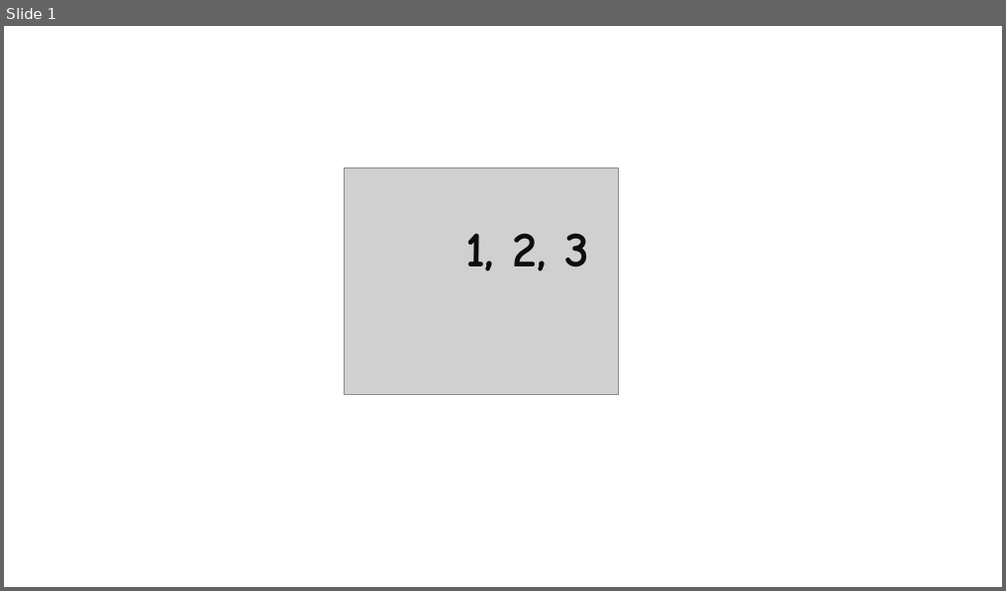
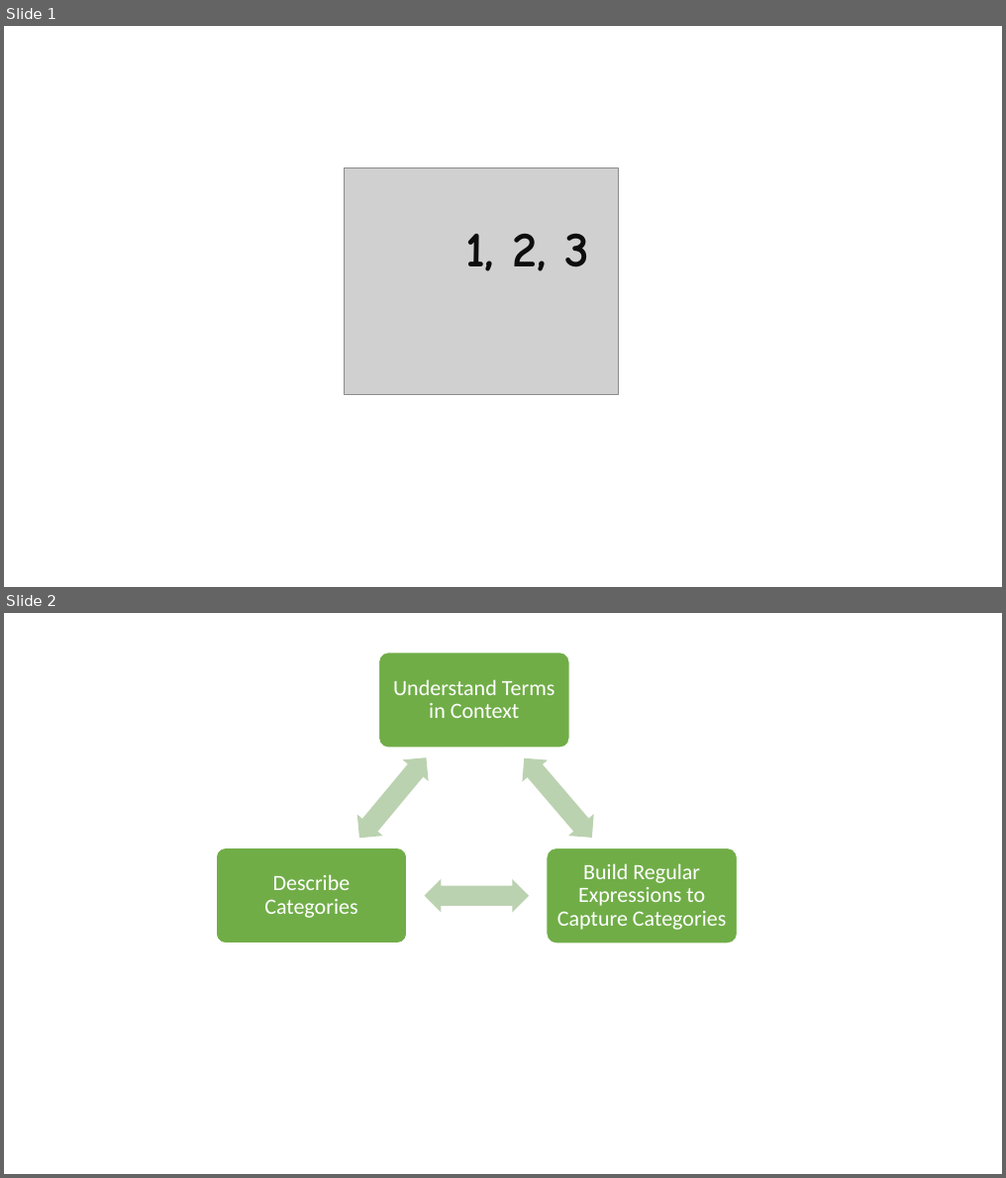
Before and after one commit to trinker/termco, a slide deck: inst/termco_logo/r_termco.pptx. Shown one above the other, each under a label of ours: slide 1 before the commit, slides 1 and 2 after it. The pictures are 1006x591 and 1006x1178 pixels, drawn with LibreOffice and Linux fonts; fonts in the diff are those of the drawing; grey boxes stand for pictures. Boxes give left, top, right and bottom in pixels: in the first picture for what was removed or moved away, otherwise in the second. Text is boxed around its words. In the diff, an @@ line names an element or a change of style, - is before the commit and + after.

```diff
--- a/inst/termco_logo/r_termco.pptx
+++ b/inst/termco_logo/r_termco.pptx
@@ slide 2 added at <box>4,613,1002,1174</box>, background #FFFFFF @@
@@ group added at <box>216,653,738,943</box>: 3 rounded rectangles, 3 texts, 3 left right arrows @@
+Understand Terms in Context
+Build Regular Expressions to Capture Categories
+Describe Categories
```
Also in this commit, not shown: 1 other slide added, 18 other files.
